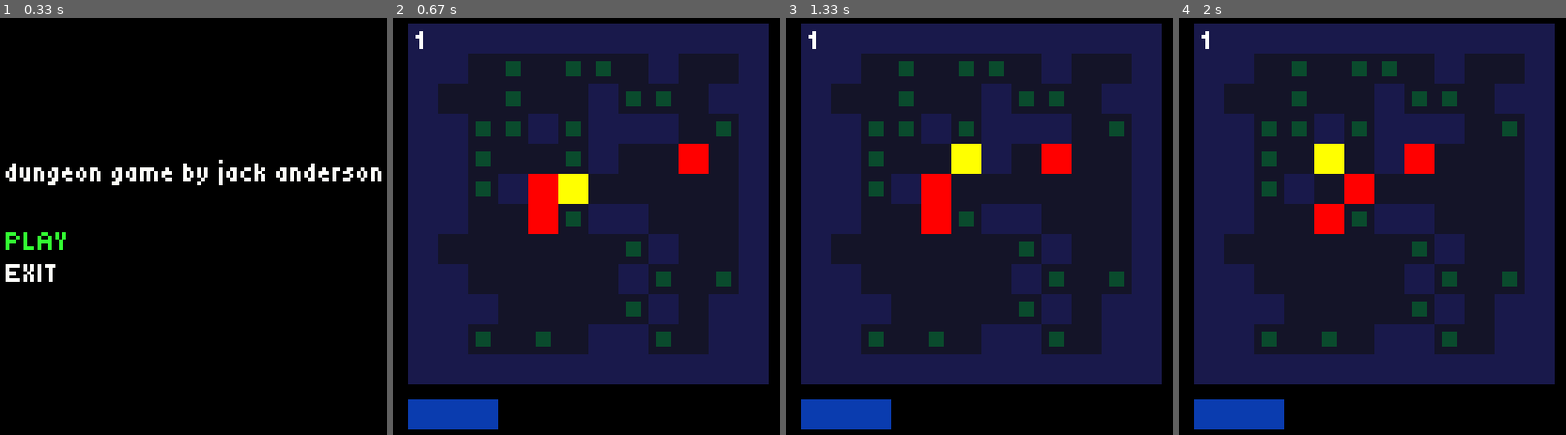
Above: before the commit, frames 1-4 (left to right).
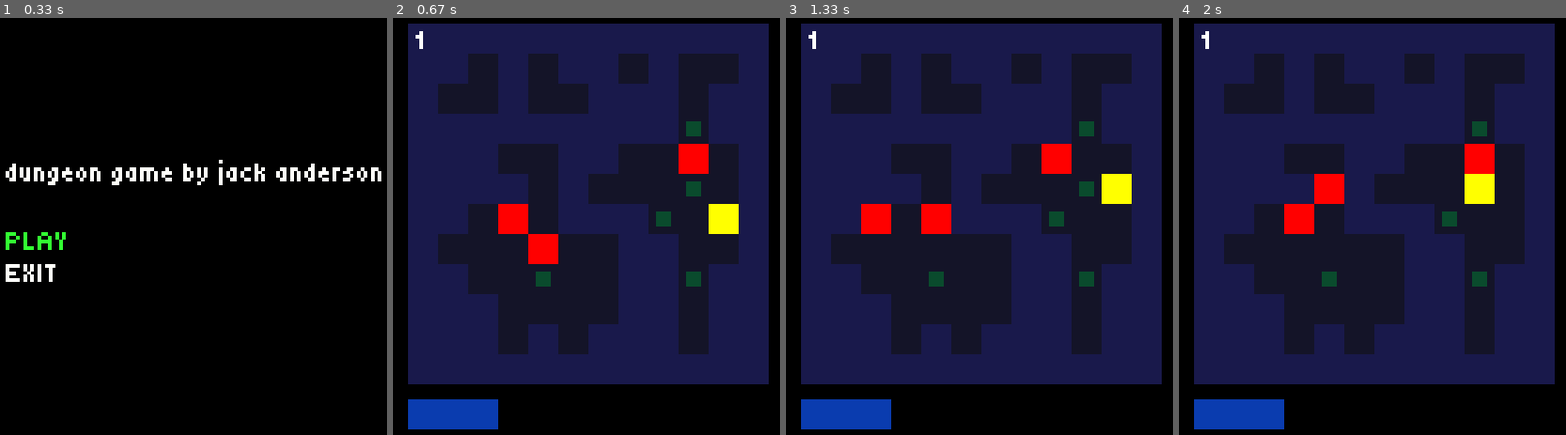
Above: after the commit, the same moments.

Repository: windingtheropes/dungeon-game
Game: pygame game, started from src/game.py
The game is run twice, just before and just after one commit, with the same random seed, the same clock (stepped at 60 frames per second) and the same inputs.
Inputs:
- Up to frame 1 (0.33 s): no input
- Up to frame 2 (0.67 s): tap Enter at 0.33 s
- Up to frame 3 (1.33 s): hold Up 0.67-1.13 s; hold Right from 1.17 s (still down)
- Up to frame 4 (2 s): release Right at 1.63 s; hold Left from 1.67 s (still down)

Frame 1 is identical in both runs. In frame 2, 16% of the frame differs, in the area x 19-90%, y 8-81%; in frame 3, 15%; in frame 4, 17%.

Commit message:
add functions to check for empty spaces around a cell, try to eneusre neither player or enemy are trapped in unsolveable

Diff:
--- a/src/levelgen.py
+++ b/src/levelgen.py
@@ -45,7 +45,13 @@
         if level[r][c] == 0:
             openings.append([r,c])
     return openings
-
+def getEmptyCells(level):
+    coords = []
+    for r in range(0, len(level)):
+        for c in range(0,len(level[r])):
+            if level[r][c] == 0:
+                coords.append([r, c])
+    return coords
 # def count_trail(point, level):
 def emptycount(level):
     count = 0
@@ -54,6 +60,16 @@
             if c == 0:
                 count+=1
     return count
+# of a list of spaces, only return those that have openings on x (thresh) sides
+def getWideSpace(spaces, level, thresh=2):
+    spaces: list
+    s = spaces[random.randint(0, len(spaces)-1)]
+    if(len(getOpenings(s, level)) >= thresh):
+        return s
+    else:
+        spaces.remove(s)
+        return getWideSpace(spaces, level)
+
 # generate a level, procedurally
 def gen():
     level = []
@@ -80,25 +96,21 @@
                         level[r][c] = 1;
                     continue
 
-    enrem = 3
-    crem = emptycount(level)
-    for r in range(1,len(level)-1):
-        for c in range(1, len(level[r])-1):
-            opencoords = getOpenings([r,c], level)
-            if(len(opencoords) >= 1) and (level[r][c] == 0):
-                if chance(crem) and enrem > 0:
-                    level[r][c] = 2
-                    enrem-=1
-                    crem-=1
-                else:
-                    crem-=1
-            else:
-                # make sure to make powerups available in open locations
-                if(chance(3) and len(getOpenings([r,c], level)) != 0):
-                    level[r][c] = 3
+    openSpaces = getEmptyCells(level)
+    for i in range(0, random.randint(0,6)):
+        s = getWideSpace(openSpaces, level)
+        level[s[0]][s[1]] = "3"
 
+    openSpaces = getEmptyCells(level)
+    for i in range(0, random.randint(2,4)):
+        s = getWideSpace(openSpaces, level)
+        level[s[0]][s[1]] = "2"
 
-    level[5][5] = "p"
+    openSpaces = getEmptyCells(level)
+    s = openSpaces[random.randint(0, len(openSpaces)-1)]
+    level[s[0]][s[1]] = "p"
+
+    # level[5][5] = "p"
     stringform = ""
     for r in range(0,len(level)):
         for c in range(0,len(level[r])):
